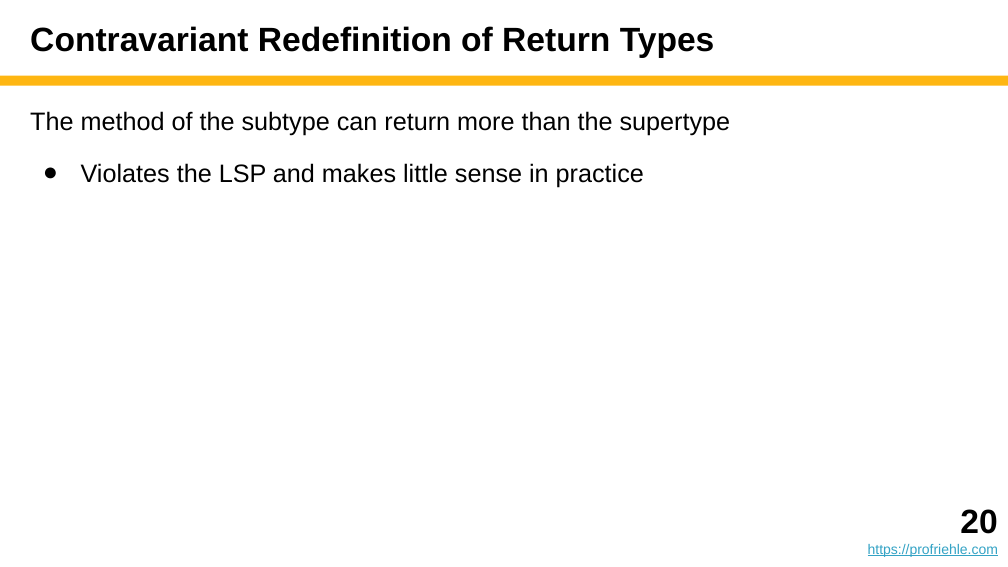
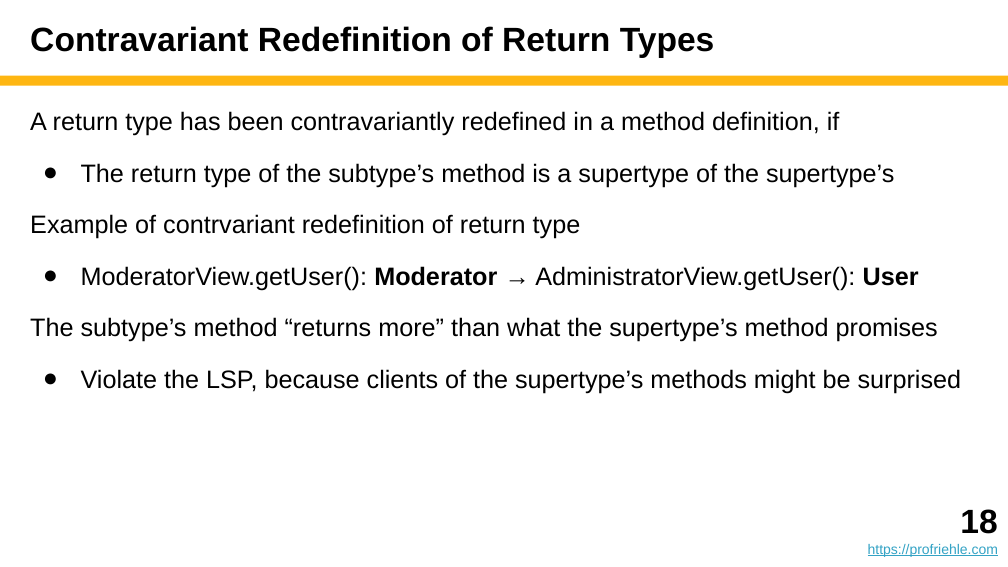
Before and after one commit to dirkriehle/adap-course, a slide deck: slide 18 of Lecture slides/ADAP B03 - Subtyping and Inheritance.pptx (slide 20 before the commit). Drawn at 1008x567 pixels with LibreOffice and Linux fonts; fonts in the diff are those of the drawing. Boxes give left, top, right and bottom in pixels: in the first picture for what was removed or moved away, otherwise in the second. Text is boxed around its words. In the diff, an @@ line names an element or a change of style, - is before the commit and + after.

```diff
--- a/Lecture slides/ADAP B03 - Subtyping and Inheritance.pptx
+++ b/Lecture slides/ADAP B03 - Subtyping and Inheritance.pptx
@@ text at <box>30,111,962,393</box>: text changed @@
-The method of the subtype can return more than the supertype
-● Violates the LSP and makes little sense in practice
+A return type has been contravariantly redefined in a method definition, if
+● The return type of the subtype’s method is a supertype of the supertype’s
+Example of contrvariant redefinition of return type
+● ModeratorView.getUser(): Moderator → AdministratorView.getUser(): User
+The subtype’s method “returns more” than what the supertype’s method promises
+● Violate the LSP, because clients of the supertype’s methods might be surprised
@@ text at <box>960,509,997,534</box>: text changed @@
-20
+18
```
Also in this commit, not shown: 5 other slides changed, 4 slides added, 3 other files.
